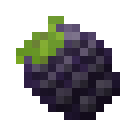
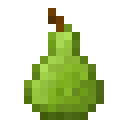
Layers edited between the first and the second 128px x 128px image:
showed "Pear" over left=24, top=8, right=104, bottom=120
hid "Blackberry" over left=16, top=16, right=120, bottom=120
